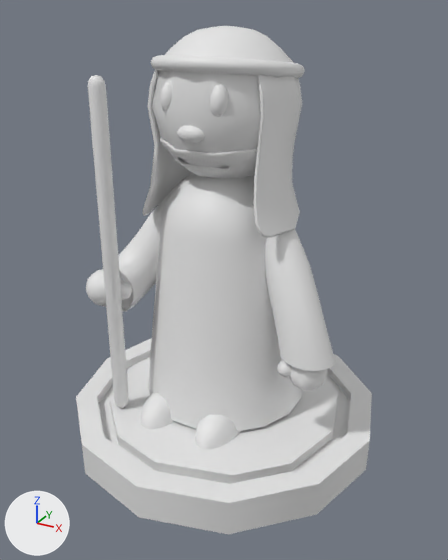
An edit to the FBX model Assets/Assets/3D/Figuras/Jose.fbx, drawn before and after from the same camera.
Rendered twice from a 50 mm lens placed at (2.57, -4.69, 3.96), pointed at (0.05, -0.1, 1.66). Every picture has the same lights, and +X, +Y and +Z are marked at lower left. Where no turn or scale is listed for an object, it has been applied to the vertices.
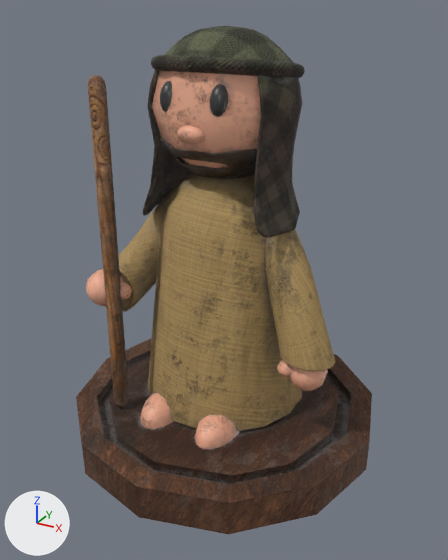
Where the change shows, as pixel boxes [x1, y1, x2, y2] in the pictures (448 x 560 px):
'Circle.009', recoloured (white to brown)
    both: [76, 338, 372, 534]
'Cylinder', recoloured (grey to brown)
    both: [148, 174, 302, 432]
'Sphere', recoloured (grey to black)
    both: [143, 26, 302, 237]
'Sphere.001', recoloured (grey to brown)
    both: [152, 71, 261, 168]
'Cylinder.002', recoloured (grey to brown)
    both: [265, 229, 336, 371]
'Sphere.005', recoloured (grey to brown)
    both: [88, 75, 129, 408]
'Cylinder.001', recoloured (white to brown)
    both: [118, 173, 194, 312]
'Torus', recoloured (white to black)
    both: [151, 55, 305, 79]
'Sphere.010', recoloured (white to beige)
    both: [140, 393, 239, 449]
'Sphere.002', recoloured
    both: [160, 138, 257, 179]
'Sphere.008', recoloured (grey to black)
    both: [160, 81, 228, 117]
'Sphere.006', recoloured (grey to brown)
    both: [289, 366, 328, 391]
'Sphere.003', recoloured (white to beige)
    both: [86, 269, 123, 306]
'Sphere.009', recoloured (white to beige)
    both: [177, 126, 205, 143]

Diff of the bpy script that builds the scene:
```diff
--- a/Assets/Assets/3D/Figuras/Jose.fbx.py
+++ b/Assets/Assets/3D/Figuras/Jose.fbx.py
@@ img_jose_normal_opengl_png @@
+img_jose_normal_opengl_png = load_image('Jose_Normal_OpenGL.png', 'Texturas/Jose/Jose_Normal_OpenGL.png', 1024, 1024, 'Non-Color')
@@ img_jose_base_color_png @@
+img_jose_base_color_png = load_image('Jose_Base_color.png', 'Texturas/Jose/Jose_Base_color.png', 1024, 1024, 'sRGB')
@@ img_jose_metallic_png @@
+img_jose_metallic_png = load_image('Jose_Metallic.png', 'Texturas/Jose/Jose_Metallic.png', 1024, 1024, 'Non-Color')
@@ img_jose_roughness_png @@
+img_jose_roughness_png = load_image('Jose_Roughness.png', 'Texturas/Jose/Jose_Roughness.png', 1024, 1024, 'Non-Color')
@@ mat_jose @@
+mat_jose = bpy.data.materials.new('Jose')
+# uses the picture img_jose_base_color_png
+# uses the picture img_jose_metallic_png
+# uses the picture img_jose_normal_opengl_png
+# uses the picture img_jose_roughness_png
@@ me_cylinder_001 @@
 me_cylinder_001.from_pydata(...)  # 249 vertices, 227 faces; spans x -0.522..0.339, y -0.544..0.241, z -0.823..0.509
+me_cylinder_001.materials.append(mat_jose)
@@ me_sphere_023 @@
 me_sphere_023.from_pydata(...)  # 37 vertices, 36 faces; spans x -0.133..0.119, y -0.071..0.041, z -0.073..0.076
+me_sphere_023.materials.append(mat_jose)
@@ me_sphere_022 @@
 me_sphere_022.from_pydata(...)  # 74 vertices, 68 faces; spans x -0.071..0.53, y -0.078..0.066, z -0.115..0.129
+me_sphere_022.materials.append(mat_jose)
@@ me_sphere_020 @@
 me_sphere_020.from_pydata(...)  # 61 vertices, 60 faces; spans x -0.176..0.176, y -0.176..0.176, z -0.178..0.209
+me_sphere_020.materials.append(mat_jose)
@@ me_sphere_001 @@
 me_sphere_001.from_pydata(...)  # 112 vertices, 96 faces; spans x -0.79..0.79, y -0.79..0.79, z -2.86..-0.55
+me_sphere_001.materials.append(mat_jose)
@@ me_circle_010 @@
 me_circle_010.from_pydata(...)  # 72 vertices, 70 faces; spans x -1.51..1.51, y -1.51..1.51, z 0.0..0.33
+me_circle_010.materials.append(mat_jose)
@@ me_cylinder_003 @@
 me_cylinder_003.from_pydata(...)  # 232 vertices, 210 faces; spans x 0.775..1.786, y -0.443..0.236, z -0.954..0.493
+me_cylinder_003.materials.append(mat_jose)
@@ me_sphere_003 @@
 me_sphere_003.from_pydata(...)  # 249 vertices, 244 faces; spans x -0.74..0.74, y -0.54..0.64, z -0.98..0.63
+me_sphere_003.materials.append(mat_jose)
@@ me_sphere_019 @@
 me_sphere_019.from_pydata(...)  # 62 vertices, 70 faces; spans x -0.07..0.07, y -0.07..0.07, z -1.19..1.95
+me_sphere_019.materials.append(mat_jose)
@@ me_sphere_017 @@
 me_sphere_017.from_pydata(...)  # 61 vertices, 60 faces; spans x -0.178..0.178, y -0.178..0.209, z -0.169..0.169
+me_sphere_017.materials.append(mat_jose)
@@ me_torus_001 @@
 me_torus_001.from_pydata(...)  # 160 vertices, 140 faces; spans x -0.649..0.649, y -0.645..0.645, z -0.126..0.126
+me_torus_001.materials.append(mat_jose)
@@ me_sphere_024 @@
 me_sphere_024.from_pydata(...)  # 56 vertices, 44 faces; spans x -0.193..0.804, y -0.343..0.131, z -0.025..0.184
+me_sphere_024.materials.append(mat_jose)
@@ me_sphere_014 @@
 me_sphere_014.from_pydata(...)  # 37 vertices, 30 faces; spans x -0.631..0.631, y -0.601..0.602, z -0.633..0.316
+me_sphere_014.materials.append(mat_jose)
@@ me_sphere_016 @@
 me_sphere_016.from_pydata(...)  # 116 vertices, 116 faces; spans x -0.534..0.534, y -0.542..0.003, z -0.648..-0.269
+me_sphere_016.materials.append(mat_jose)
```
